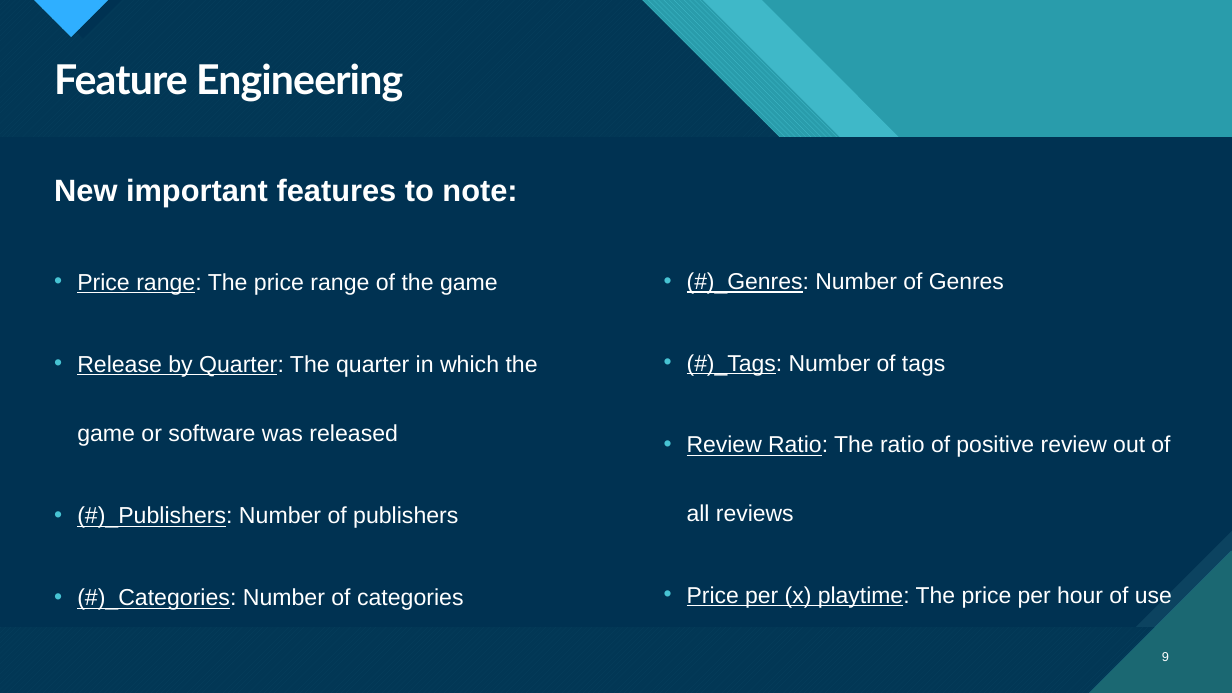
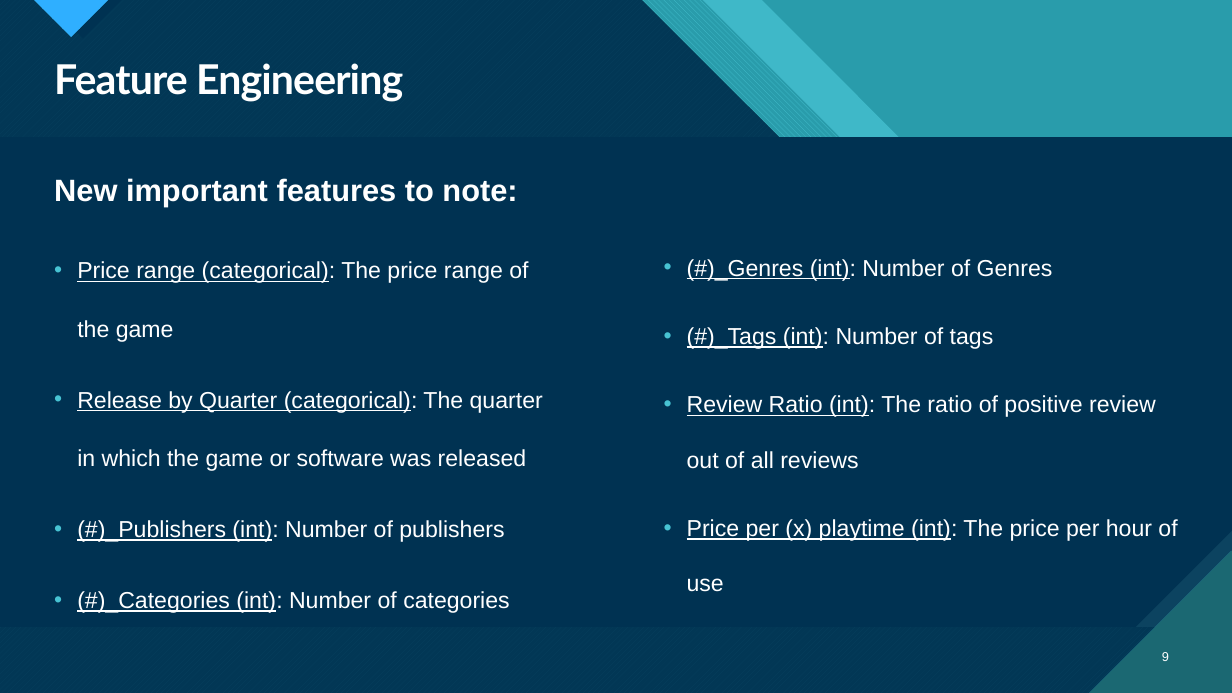
Before and after one commit to DoronF3/School-Projects, a slide deck: slide 9 of Data Science/Data Science Final Project.pptx. Drawn at 1232x693 pixels with LibreOffice and Linux fonts; fonts in the diff are those of the drawing. Boxes give left, top, right and bottom in pixels: in the first picture for what was removed or moved away, otherwise in the second. Text is boxed around its words. In the diff, an @@ line names an element or a change of style, - is before the commit and + after.

```diff
--- a/Data Science/Data Science Final Project.pptx
+++ b/Data Science/Data Science Final Project.pptx
@@ text at bbox=[77, 261, 543, 613]: text changed @@
-• Price range: The price range of the game
-• Release by Quarter: The quarter in which the game or software was released
-• (#)_Publishers: Number of publishers
-• (#)_Categories: Number of categories
+• Price range (categorical): The price range of the game
+• Release by Quarter (categorical): The quarter in which the game or software was released
+• (#)_Publishers (int): Number of publishers
+• (#)_Categories (int): Number of categories
@@ text at bbox=[687, 259, 1177, 592]: text changed; size 17.9 to 18 pt @@
-• (#)_Genres: Number of Genres
-• (#)_Tags: Number of tags
-• Review Ratio: The ratio of positive review out of all reviews
-• Price per (x) playtime: The price per hour of use
+• (#)_Genres (int): Number of Genres
+• (#)_Tags (int): Number of tags
+• Review Ratio (int): The ratio of positive review out of all reviews
+• Price per (x) playtime (int): The price per hour of use
```
Also in this commit, not shown: 21 other slides changed, 5 slides added, 8 slides removed, 2 other files.
